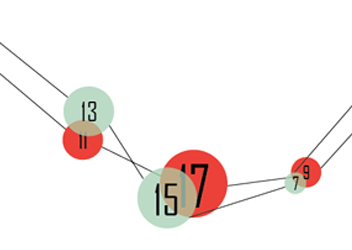
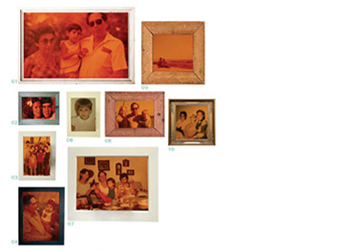
Comparing the layer stacks of the two w=352, h=250 images. Changes:
added layer "Layer 11" above "Layer 10" over [0, 3, 352, 250]
added layer "Layer 10" above "inventar4" over [0, 3, 352, 250]
added layer "inventar4" above "Layer 8" over [2, 3, 350, 250]
